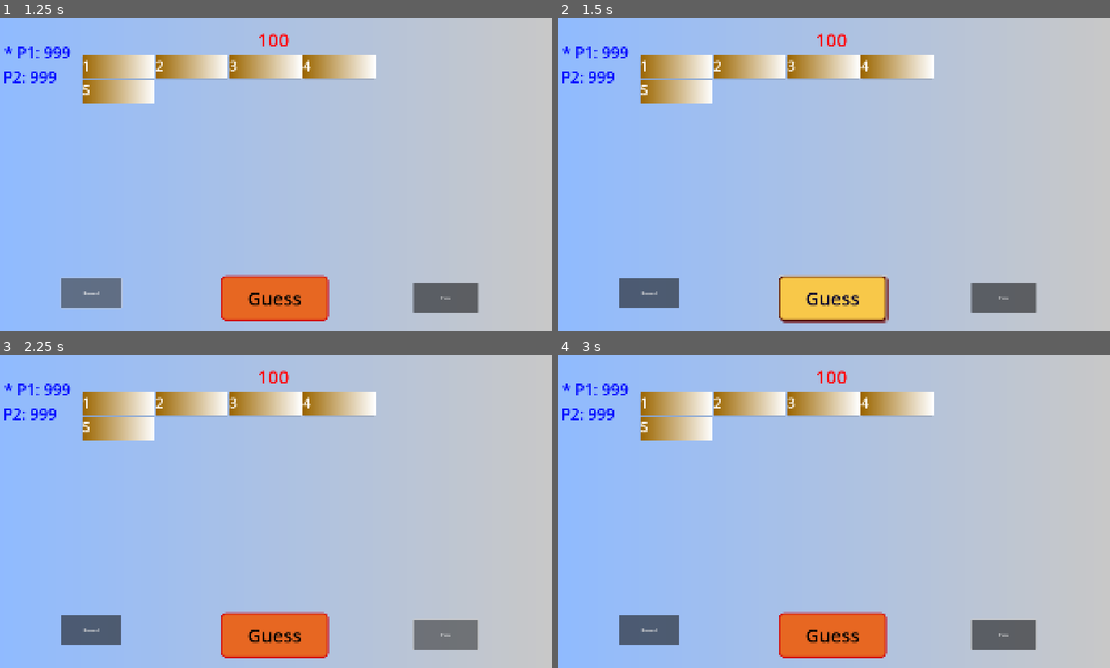
Above: before the commit, frames 1-4 (two rows, left to right).
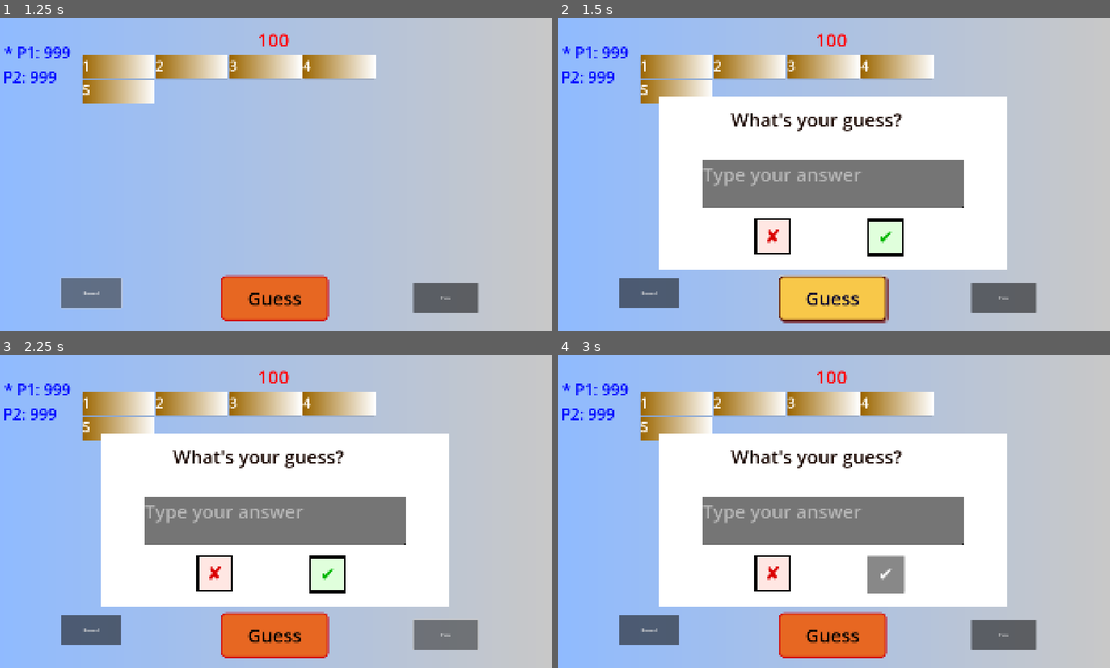
Above: after the commit, the same moments.

Repository: nerraf-dev/nutcase-knockoff
Game: Godot game, scene res://scenes/screens/MainGame.tscn
Two runs of this game, one before a commit and one after it. Both use one fixed random seed, a clock stepped at 60 frames per second and the inputs below. The project has no main scene, so this scene is started directly.
Inputs (mouse positions are in pixels of both pictures, inside the frame that each line leads up to):
- Up to frame 1 (1.25 s): click "Reveal" at 0.5 s
- Up to frame 2 (1.5 s): click "Guess" at 1.25 s
- Up to frame 3 (2.25 s): click "Pass" at 2 s
- Up to frame 4 (3 s): click (883, 574) at 2.75 s, where only the run after the commit has a clickable "✔"

Frame 1 is identical in both runs. In frame 2, 35% of the frame differs, in the area x 18-82%, y 25-81%; in frame 3, 35%; in frame 4, 35%, in the area x 18-87%, y 25-95%.

Commit message:
Rename Accept button to Submit in AnswerModal; update MainGame to connect Guess button with answer submission logic

Diff:
--- a/nutcase-knockoff/scenes/components/answer_modal.tscn
+++ b/nutcase-knockoff/scenes/components/answer_modal.tscn
@@ -64,7 +64,7 @@
 text = "What's your guess?"
 label_settings = SubResource("LabelSettings_vp3qt")
 
-[node name="Accept" type="Button" parent="."]
+[node name="Submit" type="Button" parent="."]
 offset_left = 1081.0
 offset_top = 692.0
 offset_right = 1209.0
--- a/nutcase-knockoff/scenes/screens/MainGame.tscn
+++ b/nutcase-knockoff/scenes/screens/MainGame.tscn
@@ -18,42 +18,6 @@
 font_size = 54
 font_color = Color(0, 0.0313726, 1, 1)
 
-[sub_resource type="Theme" id="Theme_i3a2a"]
-
-[sub_resource type="LabelSettings" id="LabelSettings_ms0ej"]
-font_size = 64
-font_color = Color(0.0980392, 0.0235294, 0, 1)
-
-[sub_resource type="FontFile" id="FontFile_i3a2a"]
-cache/0/16/0/ascent = 0.0
-cache/0/16/0/descent = 0.0
-cache/0/16/0/underline_position = 0.0
-cache/0/16/0/underline_thickness = 0.0
-cache/0/16/0/scale = 1.0
-cache/0/64/0/ascent = 0.0
-cache/0/64/0/descent = 0.0
-cache/0/64/0/underline_position = 0.0
-cache/0/64/0/underline_thickness = 0.0
-cache/0/64/0/scale = 1.0
-
-[sub_resource type="StyleBoxFlat" id="StyleBoxFlat_ms0ej"]
-bg_color = Color(0.876098, 1, 0.862913, 1)
-border_width_left = 8
-border_width_top = 8
-border_width_right = 8
-border_width_bottom = 8
-border_color = Color(0, 0, 0, 1)
-
-[sub_resource type="Theme" id="Theme_42wtb"]
-
-[sub_resource type="StyleBoxFlat" id="StyleBoxFlat_h2q64"]
-bg_color = Color(1, 0.906102, 0.890042, 1)
-border_width_left = 8
-border_width_top = 8
-border_width_right = 8
-border_width_bottom = 8
-border_color = Color(0, 0, 0, 1)
-
 [node name="MainGame" type="Node2D"]
 script = ExtResource("1_8dokk")
 metadata/_edit_vertical_guides_ = [960.0]
@@ -69,6 +33,29 @@
 anchors_preset = 0
 offset_right = 40.0
 offset_bottom = 40.0
+
+[node name="GuessBtn" type="Button" parent="HUD"]
+offset_left = 776.0
+offset_top = 888.0
+offset_right = 1147.0
+offset_bottom = 1044.0
+theme = ExtResource("2_i3a2a")
+theme_override_font_sizes/font_size = 64
+text = "Guess"
+
+[node name="RevealBtn" type="Button" parent="HUD"]
+offset_left = 224.0
+offset_top = 896.0
+offset_right = 432.0
+offset_bottom = 1000.0
+text = "Reveal"
+
+[node name="PassBtn" type="Button" parent="HUD"]
+offset_left = 1440.0
+offset_top = 912.0
+offset_right = 1664.0
+offset_bottom = 1016.0
+text = "Pass"
 
 [node name="PotLabel" type="Label" parent="HUD"]
 layout_mode = 0
@@ -102,82 +89,3 @@
 offset_top = 129.0
 offset_right = 1819.0
 offset_bottom = 853.0
-
-[node name="RevealBtn" type="Button" parent="."]
-offset_left = 224.0
-offset_top = 896.0
-offset_right = 432.0
-offset_bottom = 1000.0
-text = "Reveal"
-
-[node name="PassBtn" type="Button" parent="."]
-offset_left = 1440.0
-offset_top = 912.0
-offset_right = 1664.0
-offset_bottom = 1016.0
-text = "Pass"
-
-[node name="GuessBtn" type="Button" parent="."]
-offset_left = 776.0
-offset_top = 888.0
-offset_right = 1147.0
-offset_bottom = 1044.0
-theme = ExtResource("2_i3a2a")
-theme_override_font_sizes/font_size = 64
-text = "Guess"
-
-[node name="AnswerModal" type="Control" parent="."]
-visible = false
-layout_mode = 3
-anchors_preset = 0
-
-[node name="ColorRect" type="ColorRect" parent="AnswerModal"]
-layout_mode = 2
-offset_left = 364.0
-offset_top = 270.0
-offset_right = 1564.0
-offset_bottom = 868.0
-
-[node name="AnswerInput" type="TextEdit" parent="AnswerModal"]
-layout_mode = 2
-offset_left = 509.0
-offset_top = 489.0
-offset_right = 1413.0
-offset_bottom = 654.0
-theme = SubResource("Theme_i3a2a")
-theme_override_font_sizes/font_size = 64
-placeholder_text = "Type your answer"
-
-[node name="Label" type="Label" parent="AnswerModal"]
-layout_mode = 0
-offset_left = 611.0
-offset_top = 305.0
-offset_right = 1300.0
-offset_bottom = 393.0
-text = "What's your guess?"
-label_settings = SubResource("LabelSettings_ms0ej")
-
-[node name="Accept" type="Button" parent="AnswerModal"]
-layout_mode = 0
-offset_left = 1081.0
-offset_top = 692.0
-offset_right = 1209.0
-offset_bottom = 820.0
-theme_override_colors/font_outline_color = Color(0, 0, 0, 1)
-theme_override_colors/font_color = Color(5.14999e-06, 0.715508, 0, 1)
-theme_override_fonts/font = SubResource("FontFile_i3a2a")
-theme_override_font_sizes/font_size = 64
-theme_override_styles/normal = SubResource("StyleBoxFlat_ms0ej")
-text = "✔"
-
-[node name="Cancel" type="Button" parent="AnswerModal"]
-layout_mode = 0
-offset_left = 691.0
-offset_top = 689.0
-offset_right = 819.0
-offset_bottom = 817.0
-theme = SubResource("Theme_42wtb")
-theme_override_colors/font_color = Color(0.853071, 0, 0, 1)
-theme_override_font_sizes/font_size = 64
-theme_override_styles/normal = SubResource("StyleBoxFlat_h2q64")
-text = "✘"
--- a/nutcase-knockoff/scenes/screens/main_game.gd
+++ b/nutcase-knockoff/scenes/screens/main_game.gd
@@ -5,6 +5,7 @@
 
 @onready var grid = $GridContainer
 @onready var pot_label = $HUD/PotLabel
+@onready var guess_btn = $HUD/GuessBtn
 
 const BASE_POT = 100.0
 const MINIMUM_POT_PERCENT = 0.1  # Always reserve 10% as minimum pot
@@ -22,6 +23,7 @@
 func _ready() -> void:
 	# Load questions from JSON
 	all_questions = QuestionLoaderResource.load_questions_from_file("res://data/questions.json")
+	guess_btn.pressed.connect(_on_guess_btn_pressed)
 
 	# Get a random question and spawn it
 	var random_question = QuestionLoaderResource.get_random_question(all_questions)
@@ -74,3 +76,18 @@
 # Update the score on the screen
 func update_pot_display():
 	pot_label.text = str(int(current_pot))
+
+func _on_guess_btn_pressed() -> void:
+	print("Guess button pressed. Current pot: %d" % int(current_pot))
+	# Here you would typically open the answer modal to allow the player to submit their guess
+	var answer_modal = preload("res://scenes/components/answer_modal.tscn").instantiate()
+	add_child(answer_modal)
+	answer_modal.answer_submitted.connect(_on_answer_submitted)
+	answer_modal.cancelled.connect(_on_answer_cancelled)
+
+func _on_answer_submitted(answer_text: String) -> void:
+	print("Player submitted answer: %s" % answer_text)
+	# Here you would check the answer and award points if correct
+
+func _on_answer_cancelled() -> void:
+	print("Player cancelled the answer submission.")
Not shown: 1 places in nutcase-knockoff/scenes/screens/MainGame.tscn that only renumber resources
